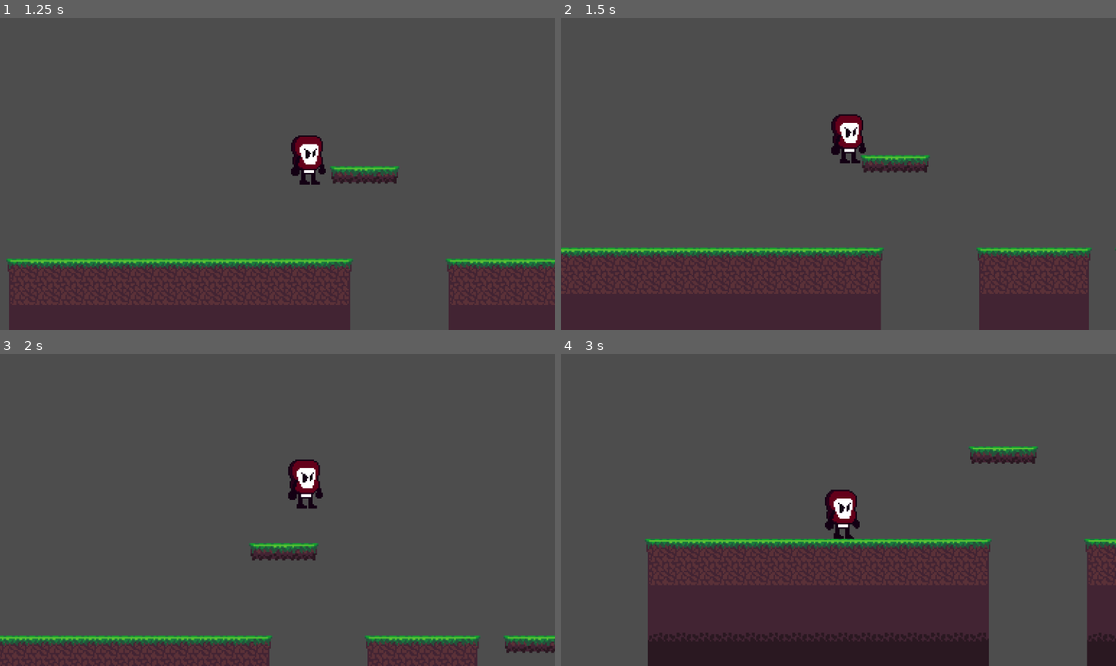
Above: before the commit, frames 1-4 (two rows, left to right).
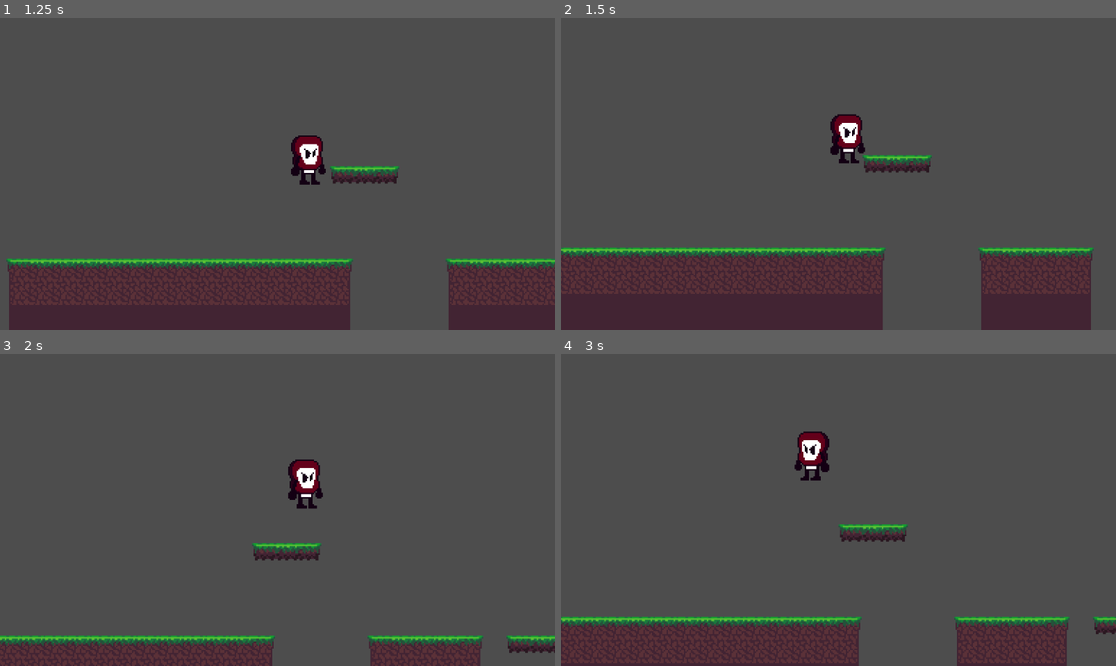
Above: after the commit, the same moments.

Repository: Crayonzla/Ketchup
Game: Godot game, scene res://Levels/world.tscn
Same seed, same stepped clock (60 frames per second), same inputs: the game is played once before the commit and once after it.
Inputs:
- Up to frame 1 (1.25 s): hold Right (Right) from 0.53 s (still down); hold Z (Select) from 0.53 s (still down)
- Up to frame 2 (1.5 s): keep holding Right (Right); release Z (Select) at 1.28 s; tap Z (Select) at 1.35 s
- Up to frame 3 (2 s): keep holding Right (Right)
- Up to frame 4 (3 s): release Right (Right) at 2.03 s; hold Left (Left) 2.03-2.78 s; hold Z (Select) 2.03-2.78 s; hold Right (Right) from 2.78 s (still down); tap Z (Select) at 2.85 s

Frame 1 is identical in both runs. In frame 2, 4.2% of the frame differs, in the area x 0-100%, y 30-100%; in frame 3, 3.5%; in frame 4, 32%, in the area x 0-100%, y 24-100%.

Commit message:
Newer movement

Diff:
--- a/Funny Gamejam Project/Level Assets/player.tscn
+++ b/Funny Gamejam Project/Level Assets/player.tscn
@@ -53,7 +53,8 @@
 hframes = 4
 
 [node name="CollisionPolygon2D" type="CollisionPolygon2D" parent="."]
-position = Vector2(0, -16)
+position = Vector2(-4.76837e-07, -16)
+scale = Vector2(1.25, 1)
 polygon = PackedVector2Array(-8, -14, -6, -16, 6, -16, 8, -14, 8, 16, -8, 16)
 
 [node name="AnimationPlayer" type="AnimationPlayer" parent="."]
--- a/Funny Gamejam Project/Scripts/player.gd
+++ b/Funny Gamejam Project/Scripts/player.gd
@@ -2,7 +2,7 @@
 
 const SPDs = 100
 const acc = 5
-const deacc = 1.5
+const deacc = 2.75
 const SPD = 64
 
 var action = 0
@@ -48,13 +48,9 @@
 	elif motion.x > 0:
 		motion.x = max(motion.x - deacc, 0)
 
-	else:
-		motion.x = 0
-		action = 0;
-
 func jump(delta):
 	motion.y += getGravity() * delta
-	if Input.is_action_just_pressed("Select") and jumpCount < 1:
+	if Input.is_action_just_pressed("Select") and jumpCount == 0:
 		motion.y = jump_velocity
 		action = 2
 		jumpCount += 1
